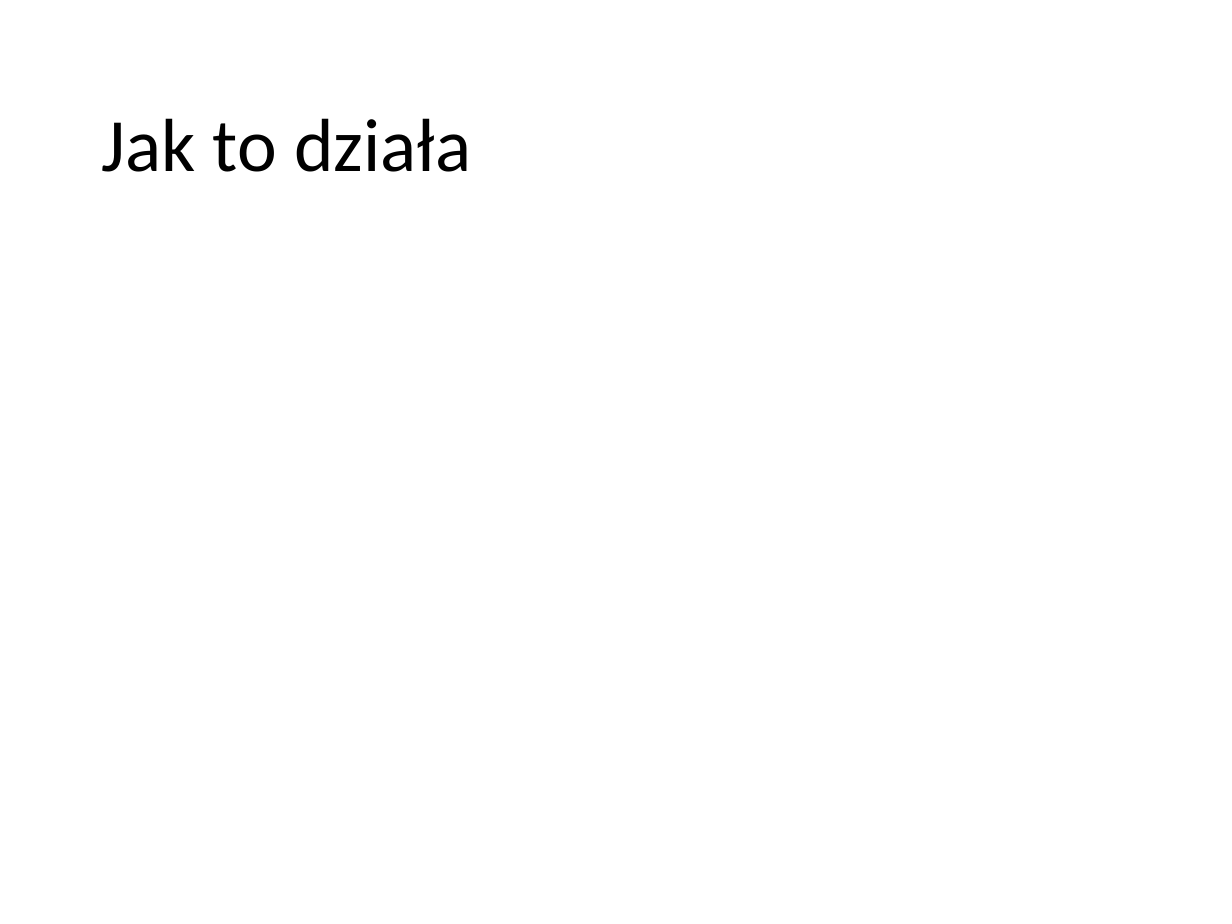
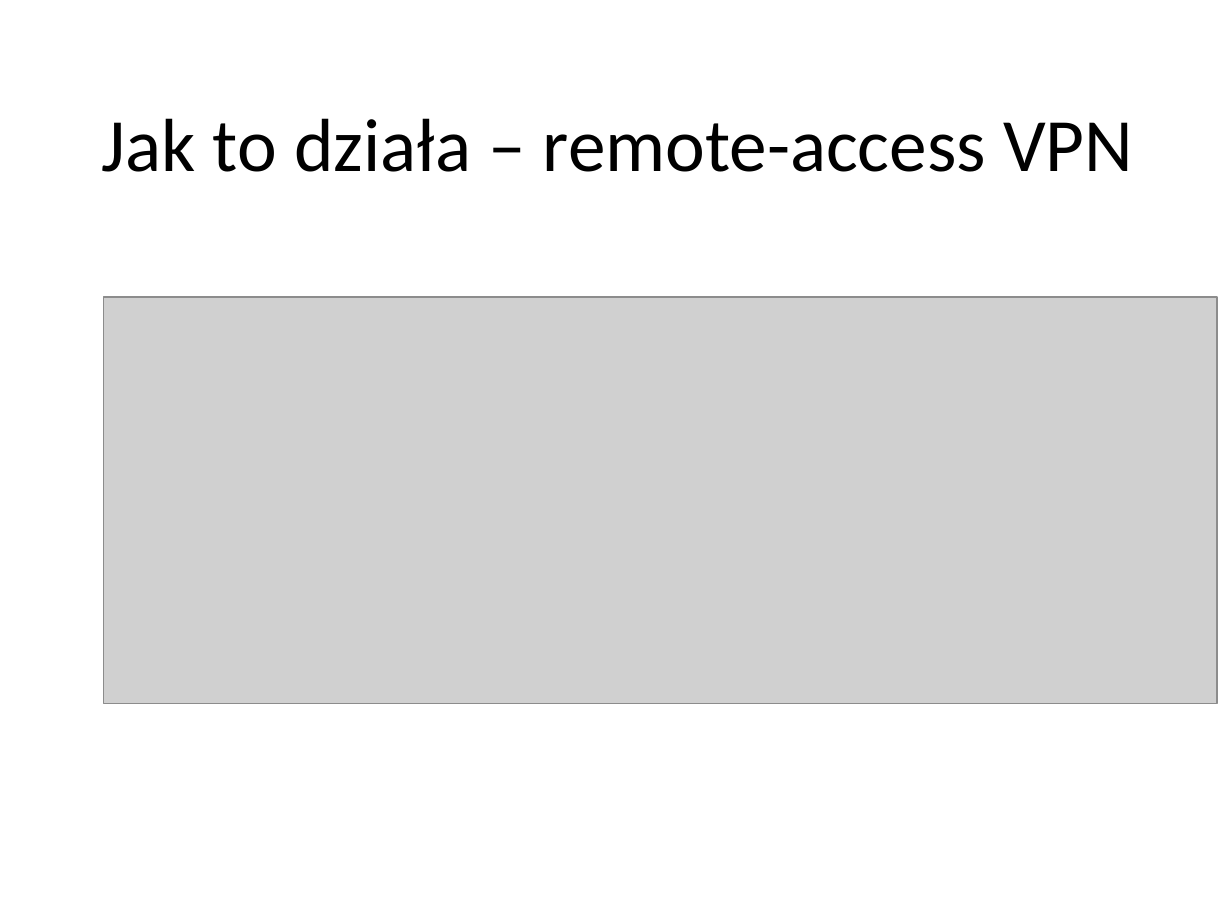
Before and after one commit to pwr227078/Reports, a slide deck: slide 4 of VPN/VPN.pptx. Drawn at 1232x924 pixels with LibreOffice and Linux fonts; fonts in the diff are those of the drawing; grey boxes stand for pictures; background and template pictures are left out. Boxes give left, top, right and bottom in pixels: in the first picture for what was removed or moved away, otherwise in the second. Text is boxed around its words. In the diff, an @@ line names an element or a change of style, - is before the commit and + after.

```diff
--- a/VPN/VPN.pptx
+++ b/VPN/VPN.pptx
@@ text at (x1=102, y1=118, x2=1133, y2=172): text changed @@
-Jak to działa
+Jak to działa – remote-access VPN
@@ picture added at (x1=103, y1=297, x2=1217, y2=703) @@
```
Also in this commit, not shown: 2 other slides changed, 2 slides added, 1 other file.
